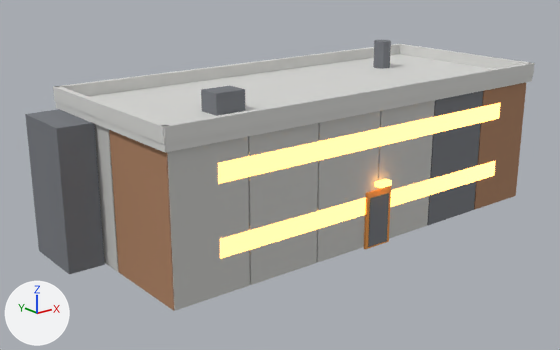
A saved change to the glTF model games/unreal2_mods/U2Avalon/Models/glb/B_dorm.glb.
Both versions are drawn from a camera (50 mm lens) standing at (-27.0, -30.9, 15.2) and looking at (-2.0, 0.3, 2.8). Every picture has the same lights, and +X, +Y and +Z are marked at lower left. The picture after the commit comes second. Where no turn or scale is listed for an object, it has been applied to the vertices.
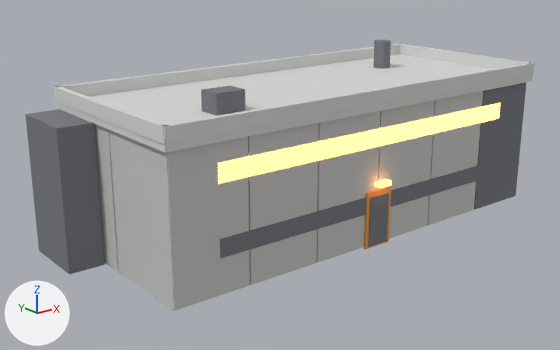
Location of each change, [x1, y1, x2, y2] in pixels of the pictures (560 x 350 px):
'Cube.012', recoloured (brown to light grey): [109, 130, 174, 311] in both
'Cube.024', recoloured (darker): [220, 161, 495, 258] in both
'Cube.005', recoloured (brown to grey): [474, 83, 526, 210] in both
'Cube.004', recoloured (grey to light grey): [427, 91, 483, 225] in both

The change, as a list of edits to the scene's bpy script:
```text
Change me_cube_004:
    where me_cube_004.from_pydata(...)  # 8 vertices, 12 faces; spans x -1.96..1.96, y -0.15..0.15, z -3.5..3.5
    remove me_cube_004.materials.append(mat_dark)  # grey #76797e
    add me_cube_004.materials.append(mat_concrete)  # light grey #c8c8c5
Change me_cube_005:
    where me_cube_005.from_pydata(...)  # 8 vertices, 12 faces; spans x -1.96..1.96, y -0.15..0.15, z -3.5..3.5
    remove me_cube_005.materials.append(mat_rust)  # brown #ad8161
    add me_cube_005.materials.append(mat_dark)  # grey #76797e
Change me_cube_012:
    where me_cube_012.from_pydata(...)  # 8 vertices, 12 faces; spans x -0.15..0.15, y -2.46..2.46, z -3.5..3.5
    remove me_cube_012.materials.append(mat_rust)  # brown #ad8161
    add me_cube_012.materials.append(mat_concrete)  # light grey #c8c8c5
Change me_cube_024:
    where me_cube_024.from_pydata(...)  # 8 vertices, 12 faces; spans x -9.6..9.6, y -0.1..0.1, z -0.4..0.4
    remove me_cube_024.materials.append(mat_glow)  # orange #ffb359, glowing orange #ffb359
    add me_cube_024.materials.append(mat_dark)  # grey #76797e
```
